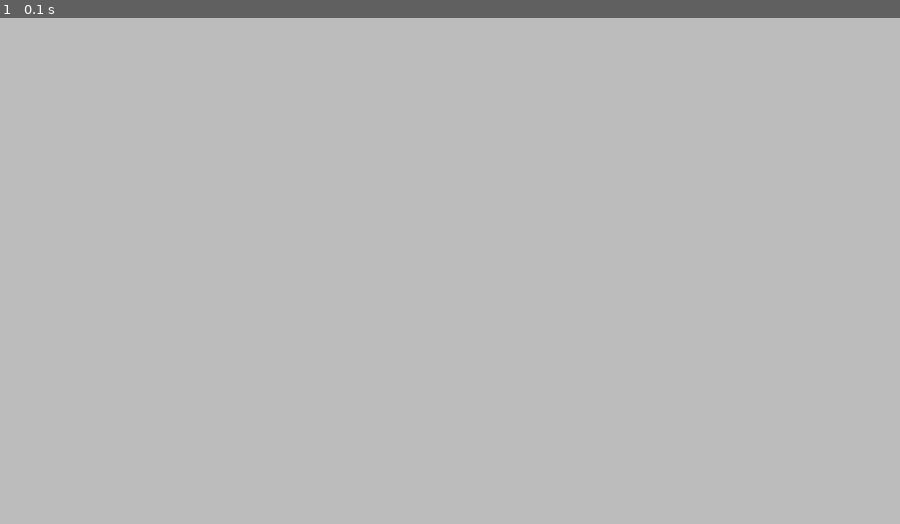
Above: before the commit, frame 1.
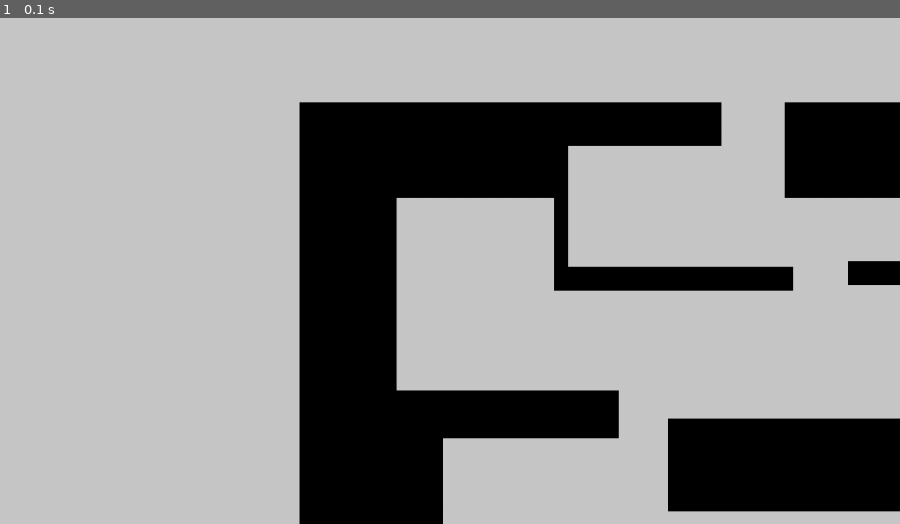
Above: after the commit, the same moment.

Repository: dast3rr/pygameproject_2DPlaformer
Game: pygame game, started from code/main.py
Two runs of this game, one before a commit and one after it. Both use one fixed random seed, a clock stepped at 60 frames per second and the inputs below.
Inputs:
- Up to frame 1 (0.1 s): no input

The runs differ from the first frame. In frame 1, 26% of the frame differs, in the area x 33-100%, y 16-100%.

Commit message:
Отрисовал первую локацию

Diff:
--- /dev/null
+++ b/code/data.py
@@ -0,0 +1,5 @@
+cords = [
+    (0, 0, 69, 391), (0, 0, 191, 68), (0, 205, 102, 186), (0, 205, 227, 34), (0, 329, 647, 62), (0, 0, 300, 31),
+    (345, 0, 302, 68), (181, 0, 10, 117), (181, 117, 170, 17), (582, 0, 65, 391), (262, 225, 166, 66),
+    (345, 0, 302, 31), (452, 223, 192, 74), (390, 113, 160, 17), (502, 168, 48, 30)
+]
--- a/code/graphics.py
+++ b/code/graphics.py
@@ -1,10 +1,14 @@
 import pygame
 import os
 import sys
+from screeninfo import get_monitors
 
 cube = pygame.sprite.Group()
 platforms = pygame.sprite.Group()
-size = width, height = 500, 500
+
+monitor = get_monitors()[0]
+size = monitor.width, monitor.height
+
 screen = pygame.display.set_mode(size)
 fps = 60
 
@@ -43,13 +47,15 @@
 
 
 class Platform(pygame.sprite.Sprite):
-    def __init__(self, a, b, x, y):
+    def __init__(self, x, y, a, b):
+        w, h = screen.get_size()
         super().__init__(platforms)
-        self.cords = (x, y, a, b)
+        self.small_image = False
+        self.cords = (w // 3 + x * 2, h // 6 + y * 2, a * 2, b * 2)
         self.image = pygame.Surface((a, b),
                                     pygame.SRCALPHA, 32)
-        self.rect = pygame.Rect(x, y, a, b)
-        pygame.draw.rect(screen, (100, 100, 100), (x, y, a, b))
+        self.rect = pygame.Rect(w // 3 + x * 2, h // 3 + y * 2, a * 2, b * 2)
+        pygame.draw.rect(screen, 'black', self.rect)
 
     def update(self):
-        pygame.draw.rect(screen, (100, 100, 100), self.cords)
+        pygame.draw.rect(screen, 'black', self.cords)
--- a/code/main.py
+++ b/code/main.py
@@ -1,16 +1,19 @@
-from graphics import Platform, platforms, screen, fps
+from graphics import Platform, platforms, screen, fps, size
+from data import cords
+
 import pygame
-from screeninfo import get_monitors
 import os
 
+
 if __name__ == '__main__':
-    monitor = get_monitors()[0]
-    size = monitor.width, monitor.height
     os.environ['SDL_VIDEO_CENTERED'] = '1'
 
     pygame.init()
     pygame.display.set_mode(size)
     clock = pygame.time.Clock()
+
+    for cord in cords:
+        Platform(*cord)
 
     running = True
     while running:
@@ -18,7 +21,7 @@
             if event.type == pygame.QUIT:
                 running = False
 
-        screen.fill('grey')
+        screen.fill(pygame.color.Color(200, 200, 200))
         platforms.draw(screen)
         platforms.update()
         pygame.display.flip()
